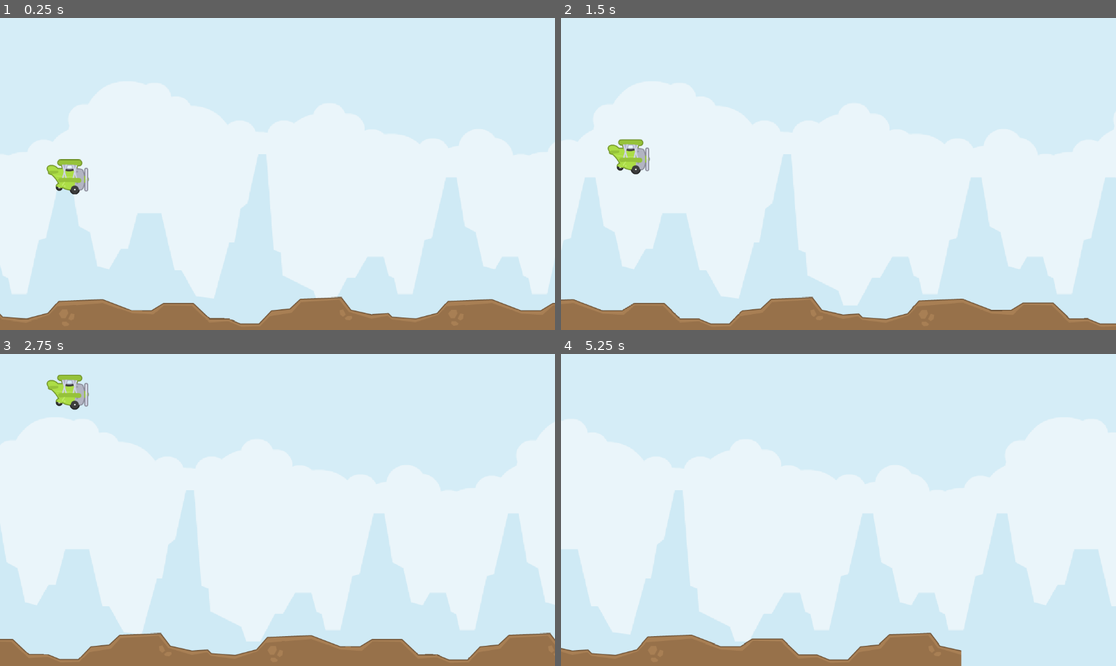
Above: before the commit, frames 1-4 (two rows, left to right).
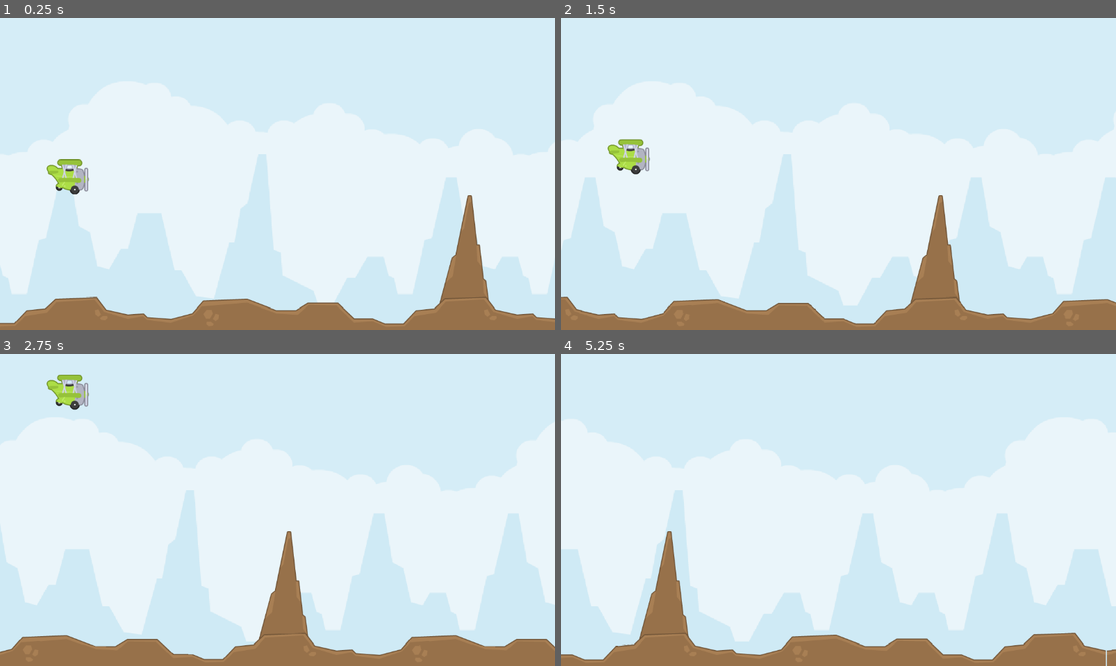
Above: after the commit, the same moments.

Repository: AllanSechrist/FlappyPlane
Game: Godot game, scene res://scenes/sandbox.tscn
The game is run twice, just before and just after one commit, with the same random seed, the same clock (stepped at 60 frames per second) and the same inputs. The project has no main scene, so this scene is started directly.
Inputs (mouse positions are in pixels of both pictures, inside the frame that each line leads up to):
- Up to frame 1 (0.25 s): no input
- Up to frame 2 (1.5 s): move the mouse to (960, 158) at 0.52 s; click (960, 158) at 0.6 s; move the mouse to (727, 189) at 1.27 s; click (727, 189) at 1.35 s
- Up to frame 3 (2.75 s): move the mouse to (333, 441) at 2.02 s; click (333, 441) at 2.1 s
- Up to frame 4 (5.25 s): move the mouse to (810, 572) at 2.77 s; click (810, 572) at 2.85 s; move the mouse to (1005, 556) at 3.52 s; click (1005, 556) at 3.6 s; move the mouse to (672, 463) at 4.27 s; click (672, 463) at 4.35 s; move the mouse to (866, 510) at 5.02 s; click (866, 510) at 5.1 s

The runs differ from the first frame. In frame 1, 4.2% of the frame differs, in the area x 0-100%, y 56-99%; in frame 2, 4.9%; in frame 3, 4.7%; in frame 4, 5.6%, in the area x 0-100%, y 56-100%.

Commit message:
Add rock scene

Diff:
--- a/scenes/ground/ground.gd
+++ b/scenes/ground/ground.gd
@@ -3,7 +3,7 @@
 
 @export var speed := 150.0
 @export var ground_width := 808.0
-@export var piece_count := 2
+@export var piece_count := 3
 
 func _physics_process(delta: float) -> void:
 	position.x -= speed * delta
--- /dev/null
+++ b/scenes/rock/rock.gd
@@ -0,0 +1,18 @@
+extends AnimatableBody2D
+class_name Rock
+
+@export var speed := 150.0
+
+var despawn_x: float
+var respawn_x: float
+
+func _ready() -> void:
+	var screen_size := get_viewport_rect().size
+	despawn_x = -100.0
+	respawn_x = screen_size.x + 100.0
+
+func _physics_process(delta: float) -> void:
+	position.x -= speed * delta
+
+	if position.x < despawn_x:
+		position.x = respawn_x
--- /dev/null
+++ b/scenes/rock/rock.tscn
@@ -0,0 +1,14 @@
+[gd_scene format=3 uid="uid://6g3jpqqfqsqk"]
+
+[ext_resource type="Script" uid="uid://dfkgtrd6rlm08" path="res://scenes/rock/rock.gd" id="1_b3kve"]
+[ext_resource type="Texture2D" uid="uid://bbf6kw64fy0fd" path="res://assets/sprites/Rocks/rock.png" id="1_gacy0"]
+
+[node name="Rock" type="AnimatableBody2D" unique_id=1242596337]
+script = ExtResource("1_b3kve")
+
+[node name="Sprite2D" type="Sprite2D" parent="." unique_id=894671881]
+position = Vector2(0, -119)
+texture = ExtResource("1_gacy0")
+
+[node name="CollisionPolygon2D" type="CollisionPolygon2D" parent="." unique_id=1752237044]
+polygon = PackedVector2Array(53, -2, 12, -239, -51, -1)
--- a/scenes/sandbox.tscn
+++ b/scenes/sandbox.tscn
@@ -4,6 +4,7 @@
 [ext_resource type="Texture2D" uid="uid://ceyvh0omyf5sa" path="res://assets/sprites/Misc/background.png" id="2_a8pr3"]
 [ext_resource type="PackedScene" uid="uid://ciej0xyuomchi" path="res://scenes/player/player.tscn" id="3_a8pr3"]
 [ext_resource type="PackedScene" uid="uid://7dkjqq1ir2ir" path="res://scenes/ground/ground.tscn" id="4_j6lu3"]
+[ext_resource type="PackedScene" uid="uid://6g3jpqqfqsqk" path="res://scenes/rock/rock.tscn" id="5_tpt06"]
 
 [node name="Sandbox" type="Node2D" unique_id=49395307]
 
@@ -12,15 +13,21 @@
 script = ExtResource("1_rgld7")
 
 [node name="Background" type="Sprite2D" parent="Parallax2D" unique_id=1769302203]
-position = Vector2(573.5, 324.5)
-scale = Vector2(1.42375, 1.3479167)
+position = Vector2(576, 324.5)
+scale = Vector2(1.4399999, 1.3479167)
 texture = ExtResource("2_a8pr3")
 
 [node name="Player" parent="." unique_id=1818544693 instance=ExtResource("3_a8pr3")]
 position = Vector2(141, 300)
 
+[node name="Rock" parent="." unique_id=1242596337 instance=ExtResource("5_tpt06")]
+position = Vector2(998, 607)
+
 [node name="Ground" parent="." unique_id=1344012748 instance=ExtResource("4_j6lu3")]
-position = Vector2(404, 615)
+position = Vector2(1512, 615)
 
 [node name="Ground2" parent="." unique_id=11573200 instance=ExtResource("4_j6lu3")]
-position = Vector2(1212, 615)
+position = Vector2(-104, 615)
+
+[node name="Ground3" parent="." unique_id=614792343 instance=ExtResource("4_j6lu3")]
+position = Vector2(704, 615)
Not shown, added: scenes/rock/rock.gd.uid
